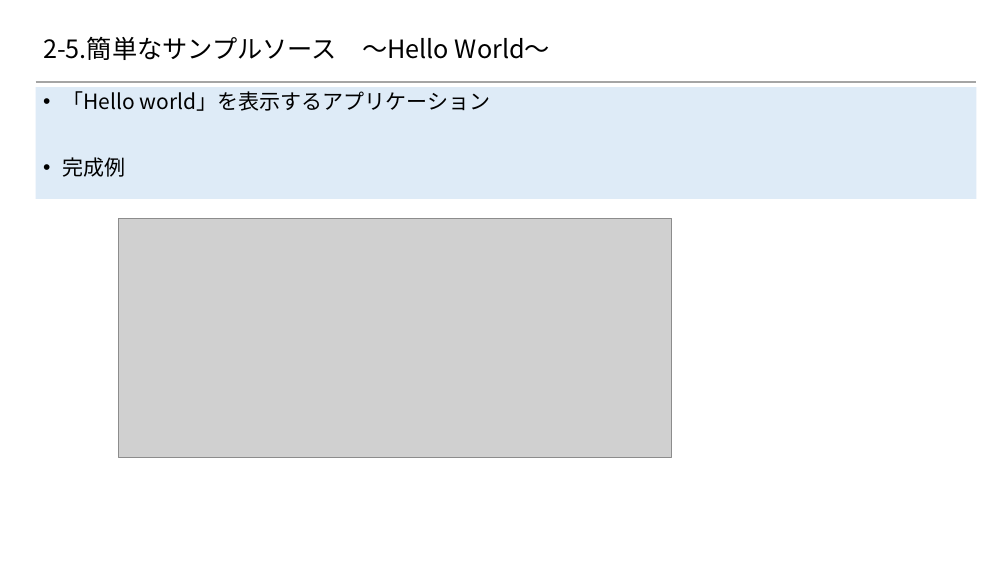
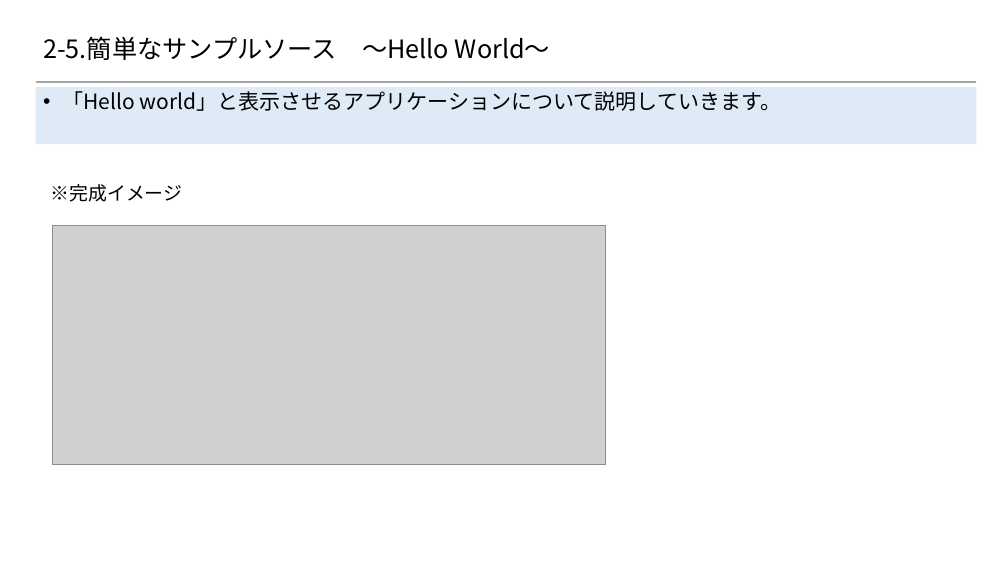
Before and after one commit to 2018SYSTEMI34/diary, a slide deck: slide 2 of doc/02_SlideShare/01.ネタ/２_Reactの基礎/2-6_簡単なサンプルソース.pptx. Drawn at 1008x567 pixels with LibreOffice and Linux fonts; fonts in the diff are those of the drawing; grey boxes stand for pictures; background and template pictures are left out. Boxes give left, top, right and bottom in pixels: in the first picture for what was removed or moved away, otherwise in the second. Text is boxed around its words. In the diff, an @@ line names an element or a change of style, - is before the commit and + after.

Commit message:
「Hell world」の修正。

```diff
--- a/doc/02_SlideShare/01.ネタ/２_Reactの基礎/2-6_簡単なサンプルソース.pptx
+++ b/doc/02_SlideShare/01.ネタ/２_Reactの基礎/2-6_簡単なサンプルソース.pptx
@@ text "「Hello world」と表示させるアプリケーションについて説明していきます。": place and size @@
-text "「Hello world」と表示させるアプリケーションについて説明していきます。" at (36,87,976,199)
+text "「Hello world」と表示させるアプリケーションについて説明していきます。" at (36,87,976,144)
@@ text at (62,91,782,111): text changed @@
-• 「Hello world」を表示するアプリケーション
-• 完成例
+• 「Hello world」と表示させるアプリケーションについて説明していきます。
@@ text added at (50,184,182,202), 18 pt, text #000000 @@
+※完成イメージ
@@ picture: place and size @@
-picture at (119,219,672,457)
+picture at (52,225,606,464)
```
Also in this commit, not shown: 6 other slides changed, 1 slide added.
